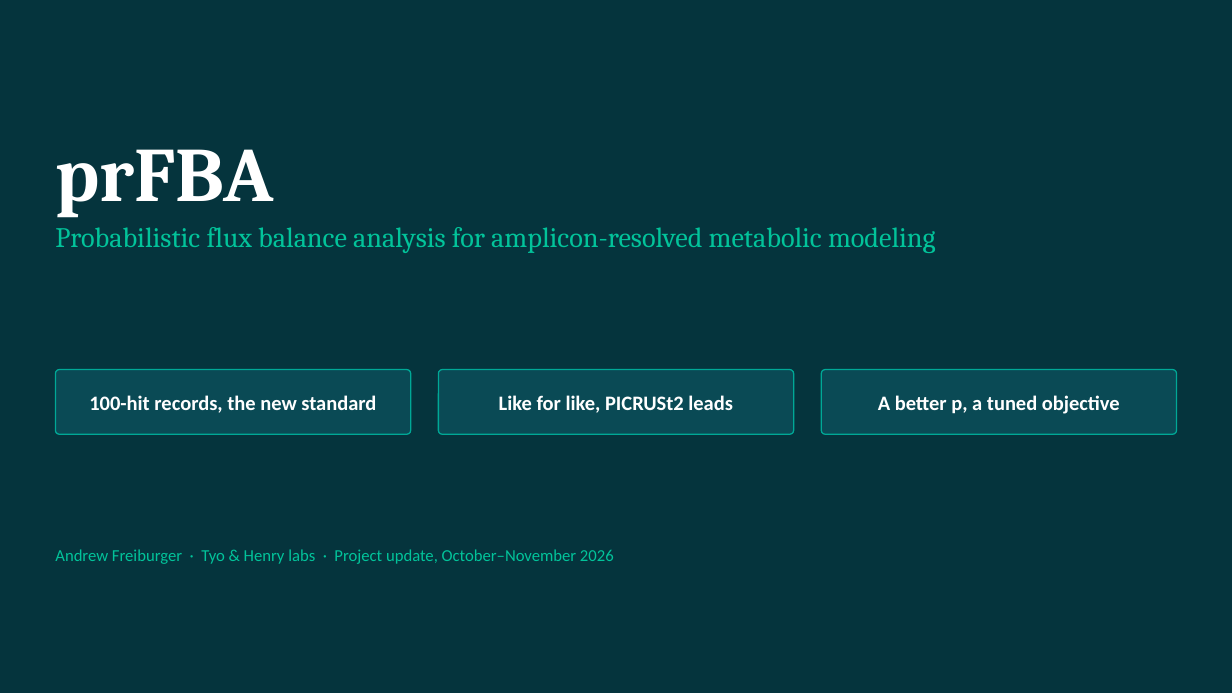
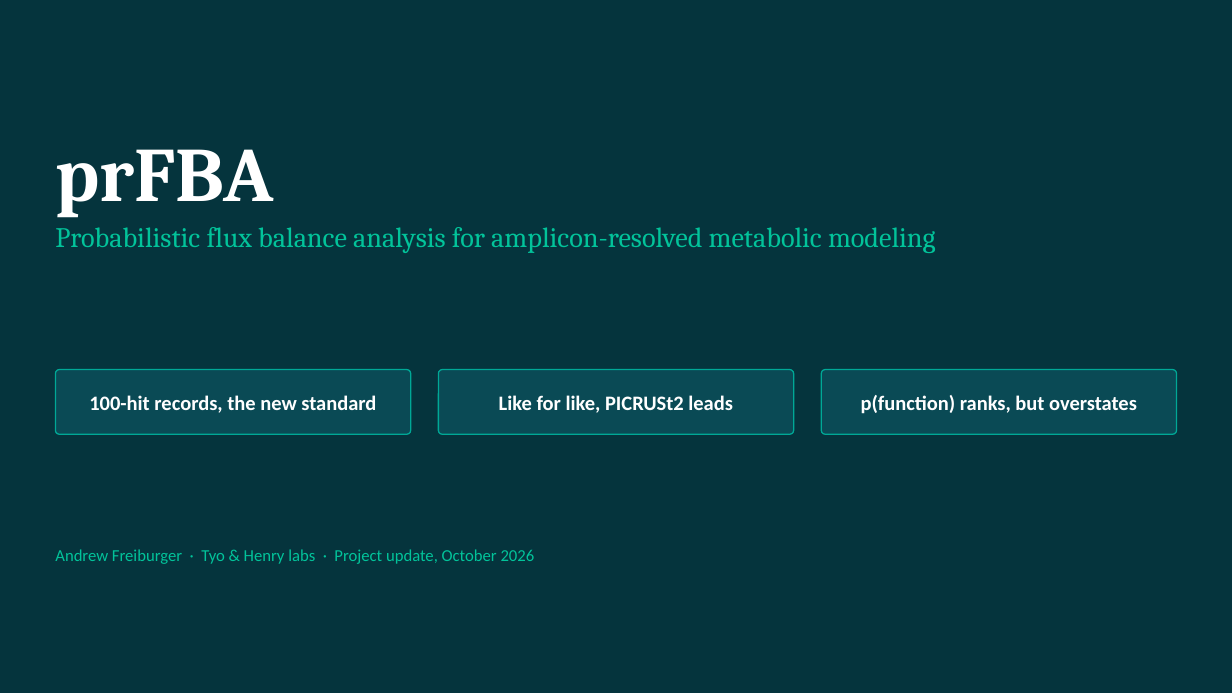
Before and after one commit to freiburgermsu/prFBA, a slide deck: slide 1 of presentations/prFBA_updates_2026-10.pptx. Drawn at 1232x693 pixels with LibreOffice and Linux fonts; fonts in the diff are those of the drawing. Boxes give left, top, right and bottom in pixels: in the first picture for what was removed or moved away, otherwise in the second. Text is boxed around its words. In the diff, an @@ line names an element or a change of style, - is before the commit and + after.

```diff
--- a/presentations/prFBA_updates_2026-10.pptx
+++ b/presentations/prFBA_updates_2026-10.pptx
@@ text in rounded rectangle at bbox=[861, 395, 1137, 414]: text changed @@
-A better p, a tuned objective
+p(function) ranks, but overstates
@@ text at bbox=[55, 549, 535, 564]: text changed @@
-Andrew Freiburger · Tyo & Henry labs · Project update, October–November 2026
+Andrew Freiburger · Tyo & Henry labs · Project update, October 2026
```
Also in this commit, not shown: 11 other slides changed, 7 slides removed, 5 other files.
